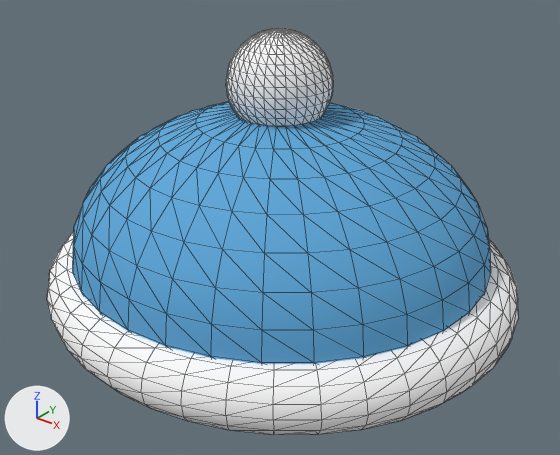
Renders of the glTF model apps/pepehub/assets/pets/acc_beanie.glb from each side of a commit.
The view is the same before and after, from a 50 mm lens placed at (0.399, -0.499, 0.286), pointed at (0.005, -0.006, -0.02). The axes (+X, +Y, +Z) are drawn at lower left. The lights are the same throughout. The first picture is the older version. Mesh edges are drawn as thin lines. Where no turn or scale is listed for an object, it has been applied to the vertices.

In view in the first picture: 'Beanie_Dome', 'Beanie_Pom', 'Beanie_Rim'.
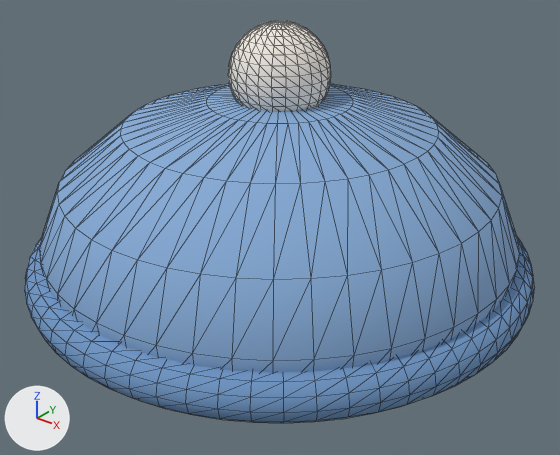
Boxes (x1, y1, x2, y2) around the edits, measured in the pictures (560 x 455 px):
'AccB_Cap.001', added (blue): after (39, 84, 520, 373)
'Beanie_Dome', deleted (blue): before (73, 102, 491, 364)
'Beanie_Rim', deleted: before (47, 231, 519, 435)
'AccB_Cuff.001', added (blue): after (25, 237, 535, 423)
'Beanie_Pom', reshaped, moved (9% shorter): before (226, 28, 333, 127); after (228, 21, 331, 111)
part 1 of me_beanie_pom, deleted: before (226, 28, 333, 127)
part 2 of me_beanie_pom, added: after (228, 21, 331, 111)

Patch to the scene script:
```diff
--- a/apps/pepehub/assets/pets/acc_beanie.glb.py
+++ b/apps/pepehub/assets/pets/acc_beanie.glb.py
@@ mat_acc_beanie_pom @@
+mat_acc_beanie_pom = principled_material('Acc_beanie_pom')
+mat_acc_beanie_pom.base_color = (0.913, 0.863, 0.791)  # white #f5efe6
+mat_acc_beanie_pom.roughness = 0.95
@@ mat_acc_beanie_rib @@
+mat_acc_beanie_rib = principled_material('Acc_beanie_rib')
+mat_acc_beanie_rib.base_color = (0.159, 0.305, 0.552)  # blue #6f96c4
+mat_acc_beanie_rib.roughness = 0.9
@@ mat_acc_beanie_knit @@
+mat_acc_beanie_knit = principled_material('Acc_beanie_knit')
+mat_acc_beanie_knit.base_color = (0.238, 0.407, 0.672)  # blue #86abd6
+mat_acc_beanie_knit.roughness = 0.9
@@ me_beanie_pom @@
 # used by ob_beanie_pom; location = (0.0, 0.0, 0.11)
-me_beanie_pom.from_pydata(...)  # 482 vertices, 960 faces; spans x -0.045..0.045, y -0.045..0.045, z -0.045..0.045
-me_beanie_pom.materials.append(mat_acc_pom)  # white #ffffff
+me_beanie_pom.from_pydata(...)  # 362 vertices, 720 faces; spans x -0.0428..0.0428, y -0.0428..0.0428, z 0.0756..0.1613
+# me_beanie_pom part 1: 482 vertices removed from x -0.045..0.045, y -0.045..0.045, z -0.045..0.045
+# me_beanie_pom part 2: 362 vertices added at x -0.0428..0.0428, y -0.0428..0.0428, z 0.0756..0.1613, forming a UV sphere (24 segments, 16 rings, poles along z)
+me_beanie_pom.materials.append(mat_acc_beanie_pom)  # white #f5efe6
@@ me_accb_cuff_008 @@
+me_accb_cuff_008.from_pydata(...)  # a torus around z (ring radius 0.207, tube radius 0.02) spanning x -0.227..0.227, y -0.227..0.227, z -0.071..-0.03
+me_accb_cuff_008.materials.append(mat_acc_beanie_rib)  # blue #6f96c4
@@ me_accb_cap_008 @@
+me_accb_cap_008.from_pydata(...)  # 241 vertices, 478 faces; spans x -0.211..0.211, y -0.211..0.211, z -0.055..0.101
+me_accb_cap_008.materials.append(mat_acc_beanie_knit)  # blue #86abd6
@@ ob_beanie_dome @@
-ob_beanie_dome = bpy.data.objects.new('Beanie_Dome', me_beanie_dome)
-ob_beanie_dome.location = (0.0, 0.0, -0.04)
@@ ob_beanie_pom @@
 ob_beanie_pom = bpy.data.objects.new('Beanie_Pom', me_beanie_pom)
-ob_beanie_pom.location = (0.0, 0.0, 0.11)
+ob_beanie_pom.location = (0.0, 0.0, 0.0)
@@ ob_beanie_rim @@
-ob_beanie_rim = bpy.data.objects.new('Beanie_Rim', me_beanie_rim)
-ob_beanie_rim.location = (0.0, 0.0, -0.07)
@@ ob_accb_cuff_001 @@
+ob_accb_cuff_001 = bpy.data.objects.new('AccB_Cuff.001', me_accb_cuff_008)
+ob_accb_cuff_001.location = (0.0, 0.0, 0.0)
@@ ob_accb_cap_001 @@
+ob_accb_cap_001 = bpy.data.objects.new('AccB_Cap.001', me_accb_cap_008)
+ob_accb_cap_001.location = (0.0, 0.0, 0.0)
```
